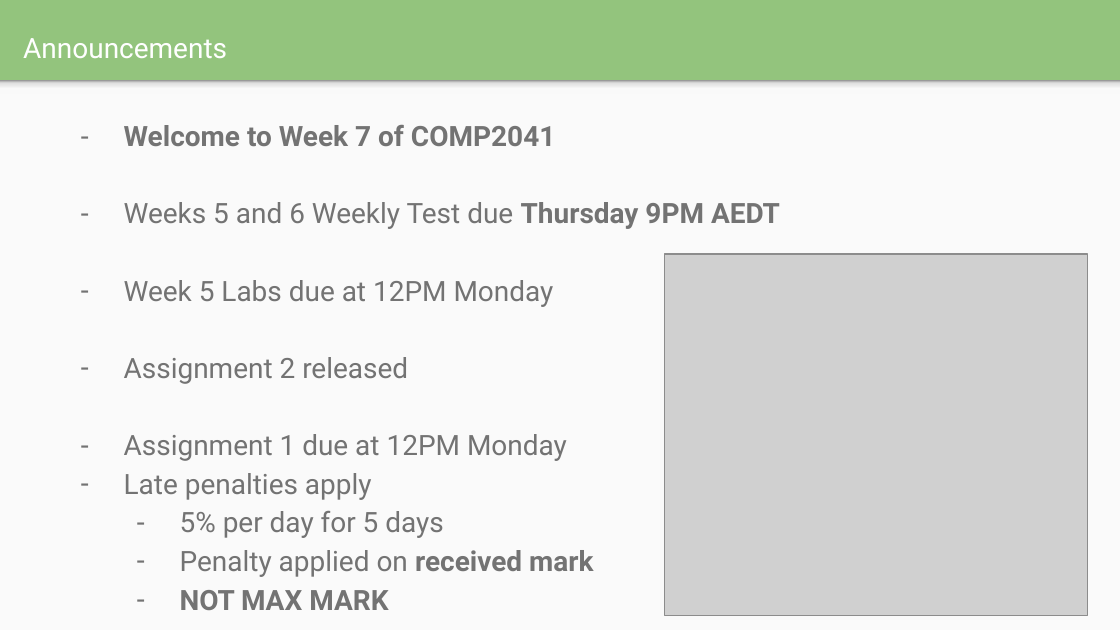
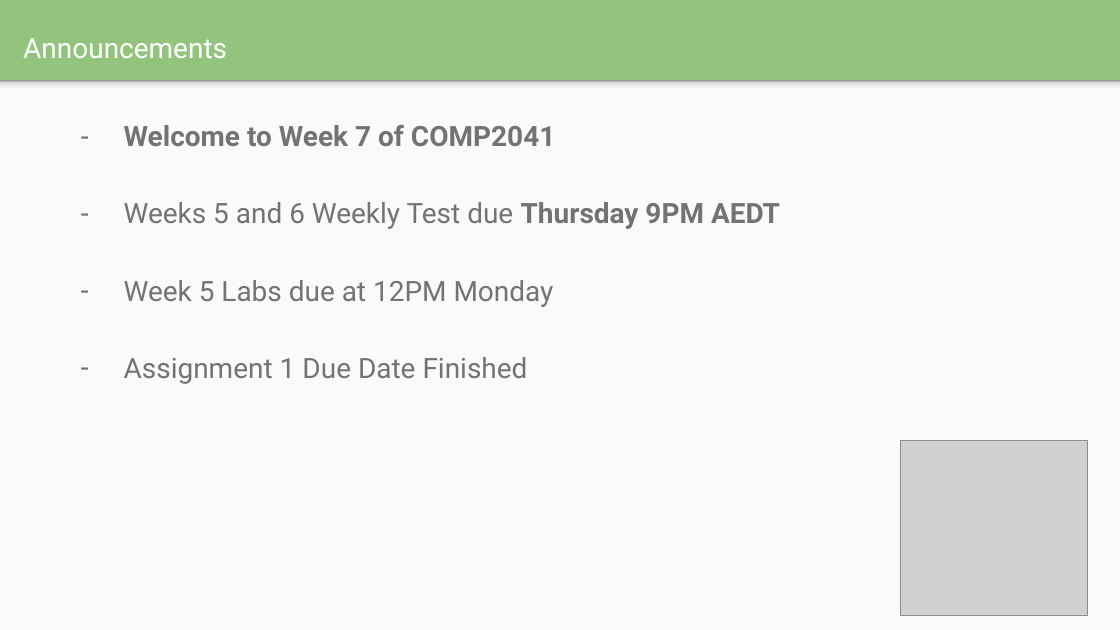
Before and after one commit to xela6134/study-materials, a slide deck: slide 2 of COMP2041/week7/Week7.pptx. Drawn at 1120x630 pixels with LibreOffice and Linux fonts; fonts in the diff are those of the drawing; grey boxes stand for pictures. Boxes give left, top, right and bottom in pixels: in the first picture for what was removed or moved away, otherwise in the second. Text is boxed around its words. In the diff, an @@ line names an element or a change of style, - is before the commit and + after.

```diff
--- a/COMP2041/week7/Week7.pptx
+++ b/COMP2041/week7/Week7.pptx
@@ text at box(124, 357, 528, 384): text changed @@
-– Assignment 2 released
-– Assignment 1 due at 12PM Monday
-– Late penalties apply
-  – 5% per day for 5 days
-  – Penalty applied on received mark
-  – NOT MAX MARK
+– Assignment 1 Due Date Finished
@@ picture: place and size @@
-picture at box(664, 254, 1086, 615)
+picture at box(900, 441, 1088, 616)
```
Also in this commit, not shown: 7 other slides changed, 12 other files.
